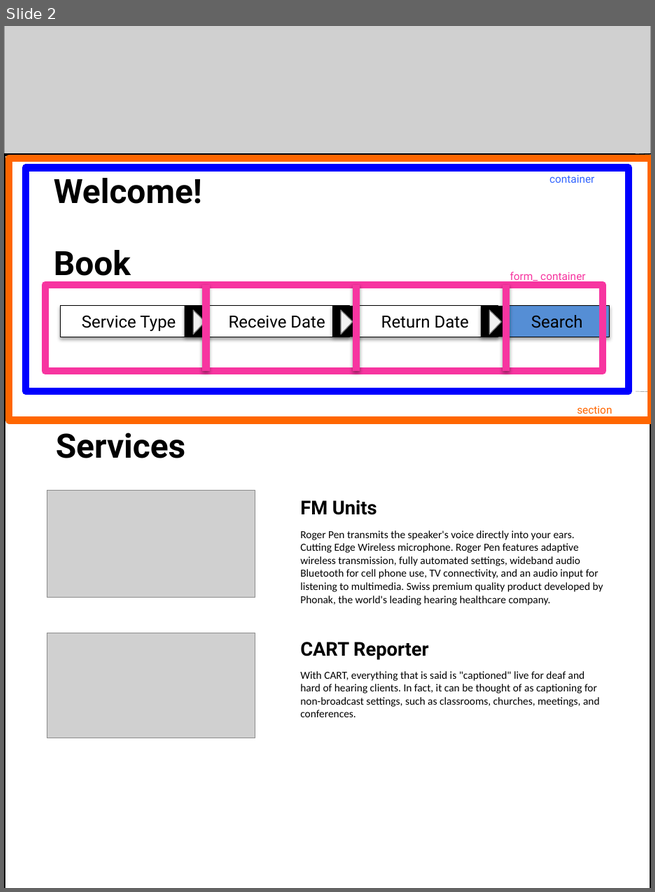
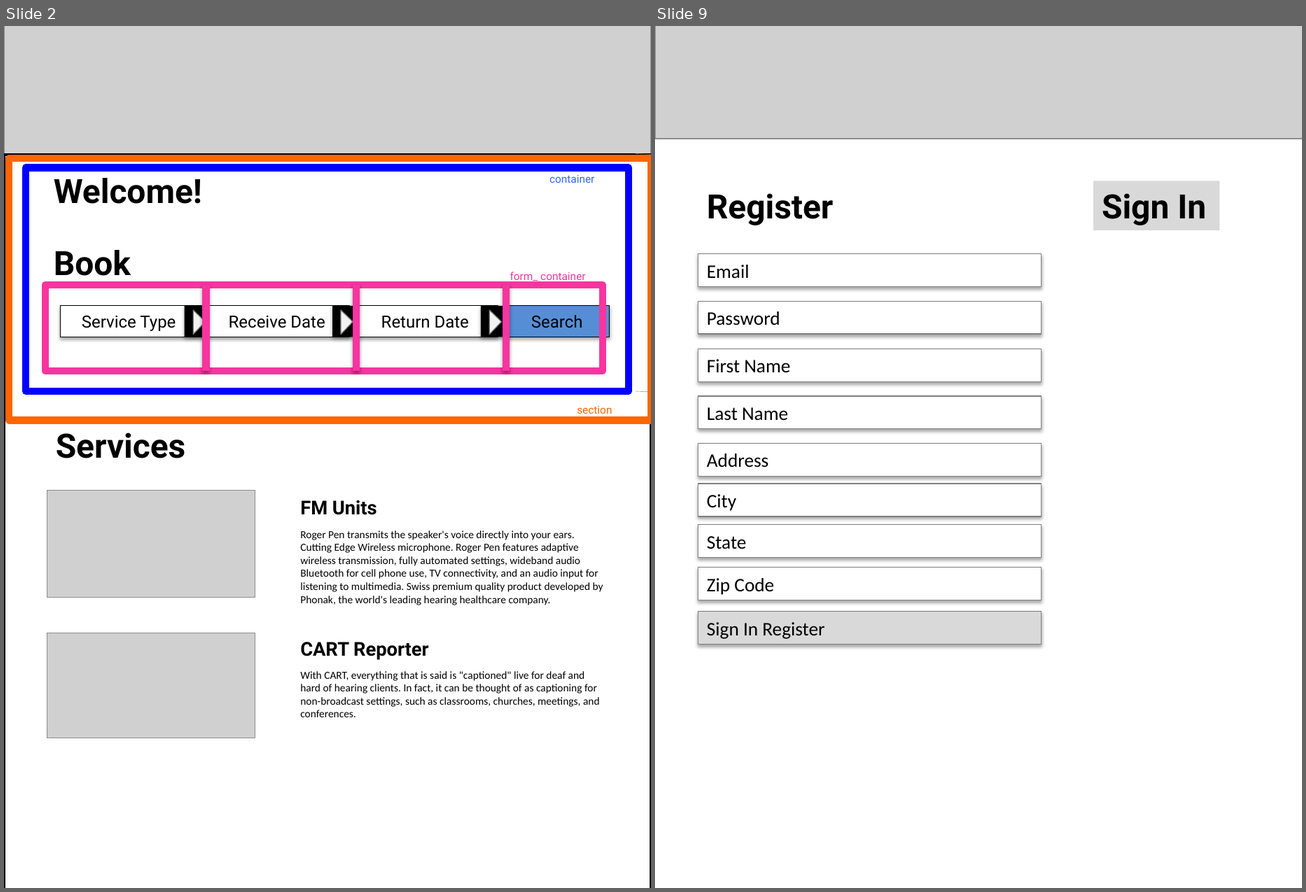
Before and after one commit to MariellaPaulino/2016, a slide deck: Homework5/CodingVisual.pptx. Shown side by side, each under a label of ours: slide 2 before the commit, slides 2 and 9 after it; the slides between them are not shown. The pictures are 655x892 and 1306x892 pixels, drawn with LibreOffice and Linux fonts; fonts in the diff are those of the drawing; grey boxes stand for pictures. Boxes give left, top, right and bottom in pixels: in the first picture for what was removed or moved away, otherwise in the second. Text is boxed around its words. In the diff, an @@ line names an element or a change of style, - is before the commit and + after.

```diff
--- a/Homework5/CodingVisual.pptx
+++ b/Homework5/CodingVisual.pptx
@@ slide 9 added at <box>655,26,1302,888</box>, background #FFFFFF @@
@@ picture added at <box>655,26,1302,139</box> @@
@@ text added at <box>707,193,833,226</box>, 28 pt, text #000000, bold @@
+Register
@@ rectangle added at <box>1093,181,1219,230</box>, fill #D9D9D9, 28 pt, text #000000, bold @@
+Sign In
@@ rectangle added at <box>698,253,1041,286</box>, fill #FFFFFF, outline #7F7F7F 0.75 pt, 16 pt, text #000000 @@
+Email
@@ rectangle added at <box>698,301,1041,334</box>, fill #FFFFFF, outline #7F7F7F 0.75 pt, 16 pt, text #000000 @@
+Password
@@ rectangle added at <box>698,349,1041,382</box>, fill #FFFFFF, outline #7F7F7F 0.75 pt, 16 pt, text #000000 @@
+First Name
@@ rectangle added at <box>698,396,1041,428</box>, fill #FFFFFF, outline #7F7F7F 0.75 pt, 16 pt, text #000000 @@
+Last Name
@@ rectangle added at <box>698,443,1041,476</box>, fill #FFFFFF, outline #7F7F7F 0.75 pt, 16 pt, text #000000 @@
+Address
@@ rectangle added at <box>698,484,1041,517</box>, fill #FFFFFF, outline #7F7F7F 0.75 pt, 16 pt, text #000000 @@
+City
@@ rectangle added at <box>698,525,1041,558</box>, fill #FFFFFF, outline #7F7F7F 0.75 pt, 16 pt, text #000000 @@
+State
@@ rectangle added at <box>698,568,1041,601</box>, fill #FFFFFF, outline #7F7F7F 0.75 pt, 16 pt, text #000000 @@
+Zip Code
@@ rectangle added at <box>698,612,1041,644</box>, fill #D9D9D9, outline #7F7F7F 0.75 pt, 16 pt, text #000000 @@
+Sign In Register
```
Also in this commit, not shown: 6 other slides added, 4 other files.
